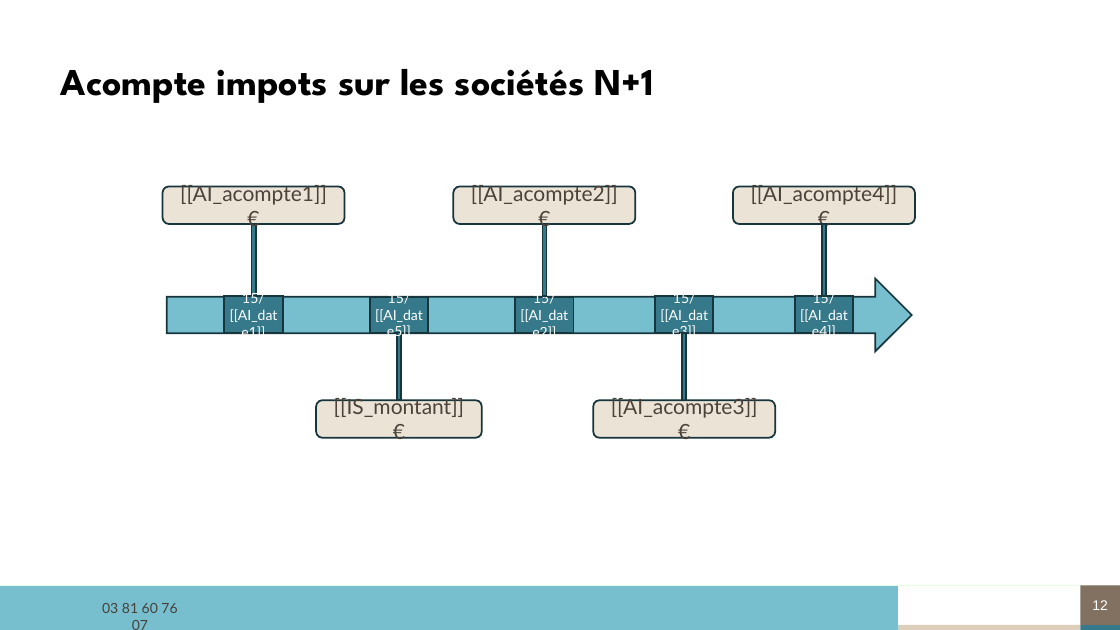
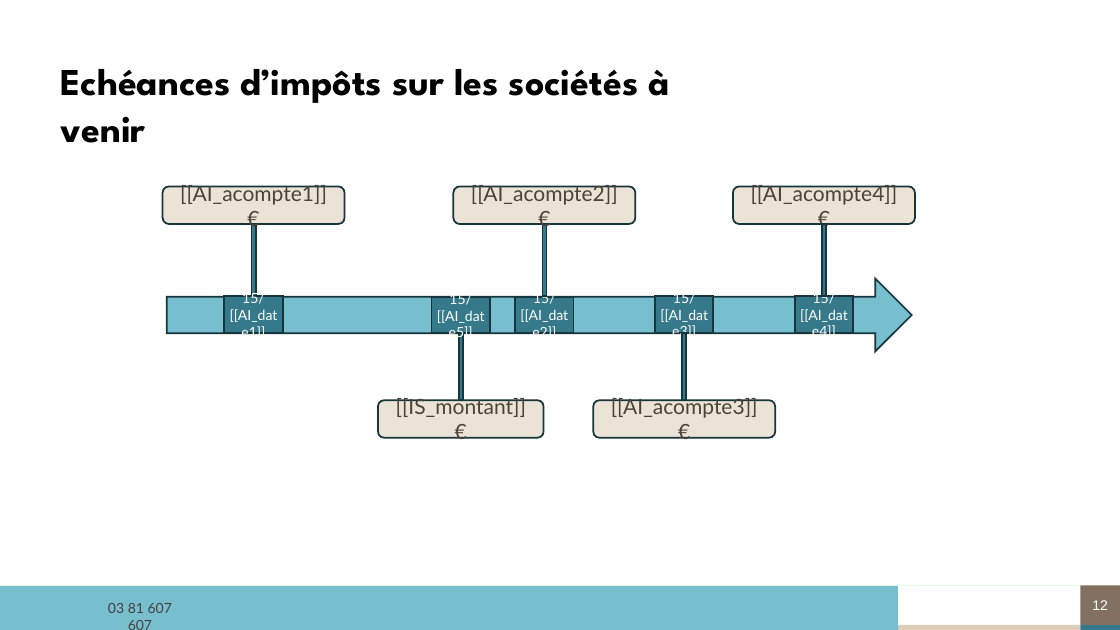
Before and after one commit to ldebouche/Projet1_lettre_fin_de_mission, a slide deck: slide 12 of backend/src/templates/modele_complet.pptm. Drawn at 1120x630 pixels with LibreOffice and Linux fonts; fonts in the diff are those of the drawing; background and template pictures are left out. Boxes give left, top, right and bottom in pixels: in the first picture for what was removed or moved away, otherwise in the second. Text is boxed around its words. In the diff, an @@ line names an element or a change of style, - is before the commit and + after.

```diff
--- a/backend/src/templates/modele_complet.pptm
+++ b/backend/src/templates/modele_complet.pptm
@@ text at [61, 69, 669, 143]: text changed @@
-Acompte impots sur les sociétés N+1
+Echéances d’impôts sur les sociétés à venir
@@ 2 rectangles, 1 rounded rectangle: place and size @@
-2 rectangles, 1 rounded rectangle at [316, 297, 481, 438]
+2 rectangles, 1 rounded rectangle at [378, 297, 544, 438]
@@ text at [108, 603, 172, 613]: spaces changed @@
-03 81 60 76 07
+03 81 607 607
```
Also in this commit, not shown: 19 other slides changed, 20 other files.
